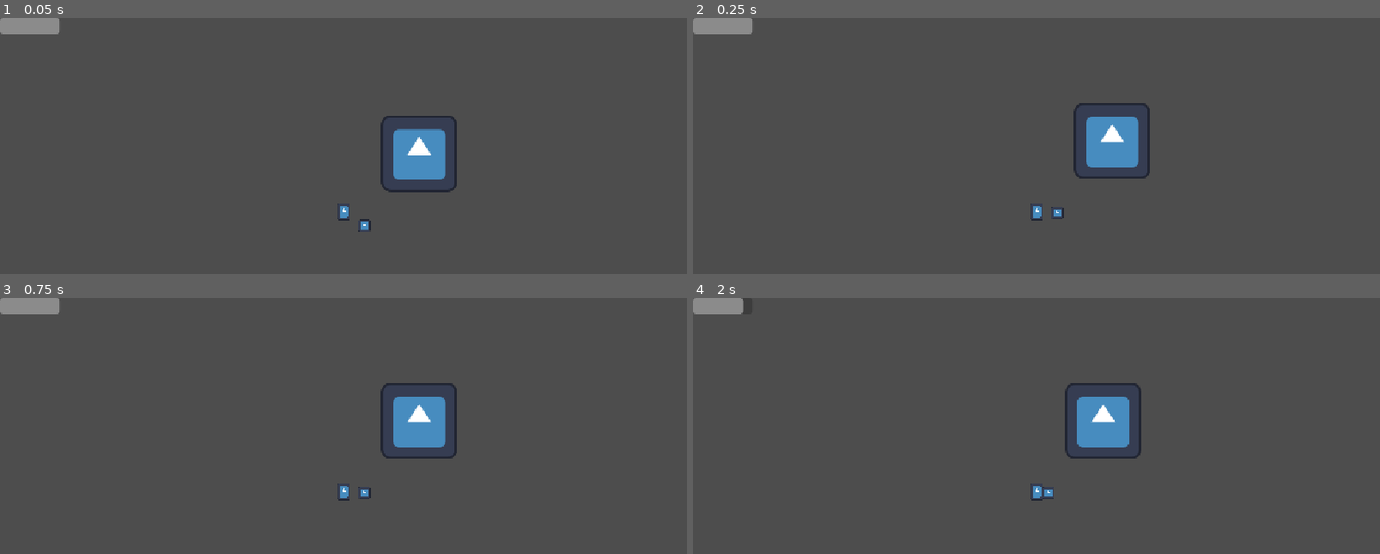
Above: before the commit, frames 1-4 (two rows, left to right).
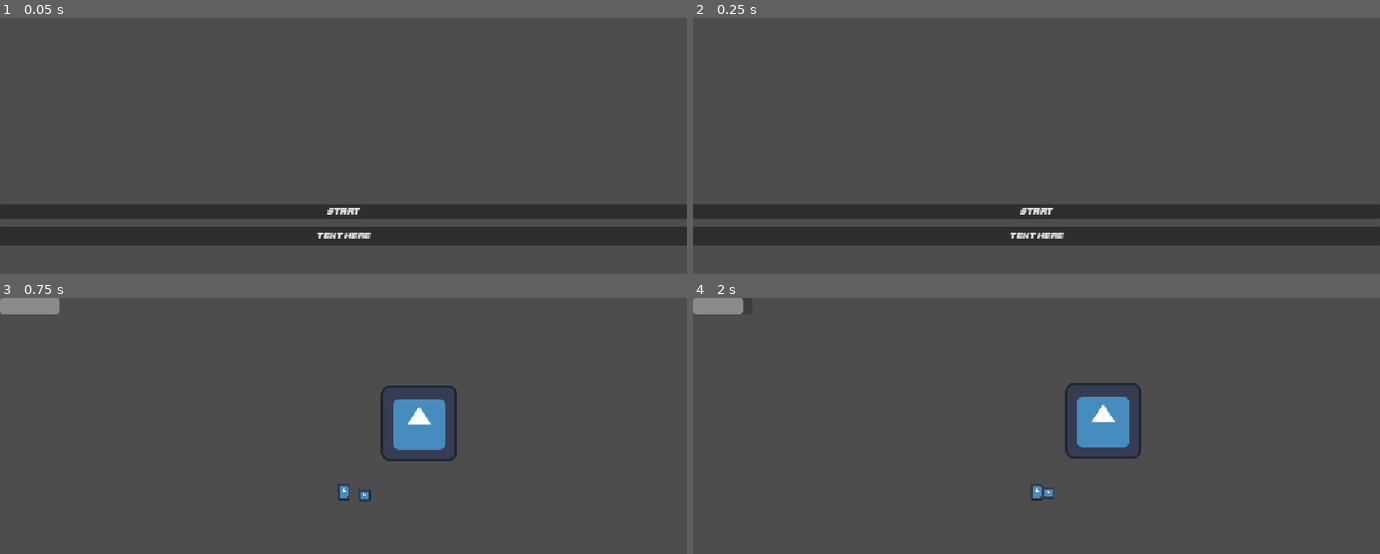
Above: after the commit, the same moments.

Repository: George-Gardiner/HavenBounceBack
Game: Godot game, scene res://main_menu.tscn
The game is run twice, just before and just after one commit, with the same random seed, the same clock (stepped at 60 frames per second) and the same inputs. Before the commit the project starts from res://level_1.tscn. The engine's default icon, where the game draws it, is replaced by a stand-in: a white triangle on a blue panel in a dark square.
Inputs (mouse positions are in pixels of both pictures, inside the frame that each line leads up to):
- Up to frame 1 (0.05 s): no input
- Up to frame 2 (0.25 s): no input
- Up to frame 3 (0.75 s): click (343, 492) at 0.5 s, where only the run after the commit has a clickable "Start"
- Up to frame 4 (2 s): tap Enter at 1.25 s; hold D (Right) from 1.28 s (still down); tap Space (Jump) at 1.52 s

The runs differ from the first frame. In frame 1, 16% of the frame differs, in the area x 0-100%, y 0-89%; in frame 2, 16%; in frame 3, 0.6%; in frame 4, nothing differs.

Commit message:
sprite animation soon maybe

Diff:
--- /dev/null
+++ b/main_menu.gd
@@ -0,0 +1,15 @@
+extends Control
+
+
+# Called when the node enters the scene tree for the first time.
+func _ready() -> void:
+	pass # Replace with function body.
+
+
+# Called every frame. 'delta' is the elapsed time since the previous frame.
+func _process(delta: float) -> void:
+	pass
+
+
+func _on_start_button_down() -> void:
+	get_tree().change_scene_to_file("res://level_1.tscn")
--- a/main_menu.tscn
+++ b/main_menu.tscn
@@ -1,6 +1,7 @@
 [gd_scene format=3 uid="uid://d2sn322yigdtv"]
 
 [ext_resource type="PackedScene" uid="uid://cbrefe0tmrksb" path="res://button.tscn" id="1_06t4h"]
+[ext_resource type="Script" uid="uid://ovwru6spr3jf" path="res://main_menu.gd" id="1_7vrkn"]
 
 [node name="Main Menu" type="Control" unique_id=1800396855]
 layout_mode = 3
@@ -9,11 +10,15 @@
 anchor_bottom = 1.0
 grow_horizontal = 2
 grow_vertical = 2
+script = ExtResource("1_7vrkn")
 
-[node name="Button" parent="." unique_id=1142624175 instance=ExtResource("1_06t4h")]
+[node name="Start" parent="." unique_id=1142624175 instance=ExtResource("1_06t4h")]
 layout_mode = 1
+text = "Start"
 
 [node name="Button2" parent="." unique_id=1215733173 instance=ExtResource("1_06t4h")]
 layout_mode = 1
 offset_top = 26.0
 offset_bottom = 57.0
+
+[connection signal="button_down" from="Start" to="." method="_on_start_button_down"]
--- a/player.tscn
+++ b/player.tscn
@@ -5,6 +5,8 @@
 [ext_resource type="PackedScene" uid="uid://dqh0tx0phrauv" path="res://hud.tscn" id="3_i3pqv"]
 
 [sub_resource type="CapsuleShape2D" id="CapsuleShape2D_sh265"]
+
+[sub_resource type="SpriteFrames" id="SpriteFrames_jix8l"]
 
 [node name="Player" type="CharacterBody2D" unique_id=355519921 groups=["Player"]]
 script = ExtResource("1_4flbx")
@@ -18,6 +20,7 @@
 texture = ExtResource("2_onrkg")
 
 [node name="AnimatedSprite2D" type="AnimatedSprite2D" parent="." unique_id=1920513690]
+sprite_frames = SubResource("SpriteFrames_jix8l")
 
 [node name="Camera2D" type="Camera2D" parent="." unique_id=140623645]
 
--- a/project.godot
+++ b/project.godot
@@ -11,7 +11,7 @@
 [application]
 
 config/name="BounceBack"
-run/main_scene="uid://dxaf422ll0qse"
+run/main_scene="uid://d2sn322yigdtv"
 config/features=PackedStringArray("4.7", "Forward Plus")
 config/icon="res://icon.svg"
 
Not shown, added: main_menu.gd.uid
